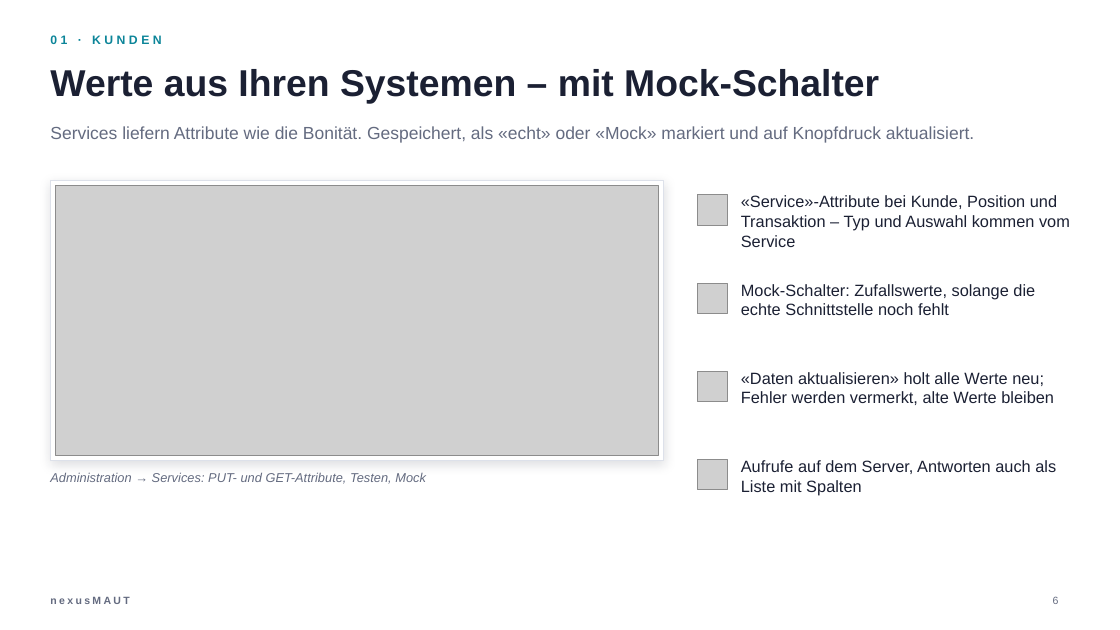
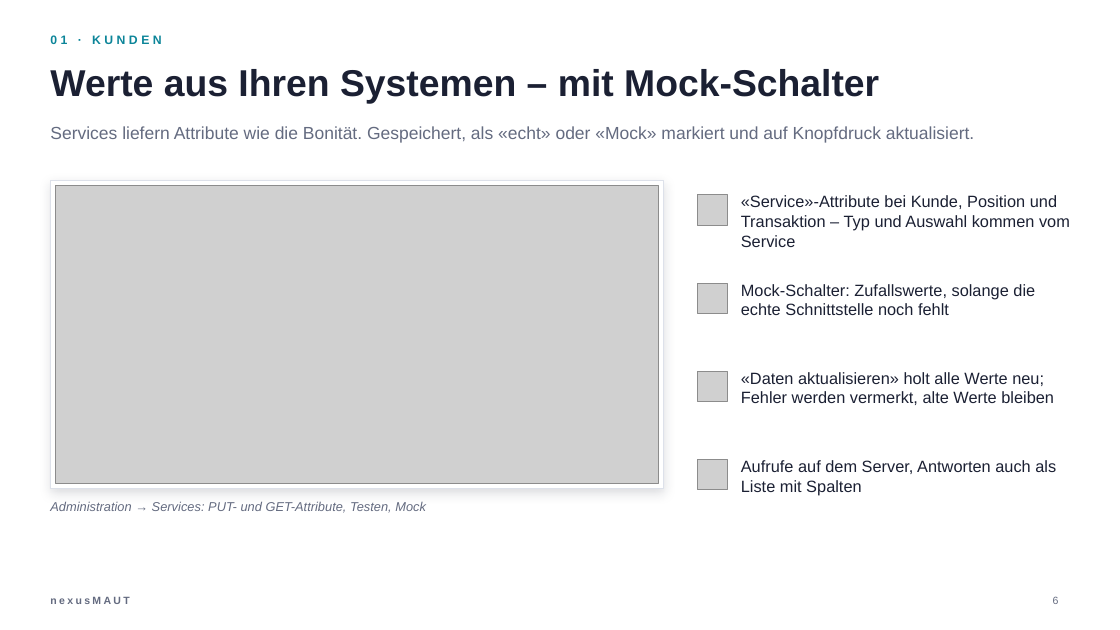
Before and after one commit to horstwurm/nexusMAUT, a slide deck: slide 6 of nexusMAUT-Uebersicht.pptx. Drawn at 1120x630 pixels with LibreOffice and Linux fonts; fonts in the diff are those of the drawing; grey boxes stand for pictures. Boxes give left, top, right and bottom in pixels: in the first picture for what was removed or moved away, otherwise in the second. Text is boxed around its words. In the diff, an @@ line names an element or a change of style, - is before the commit and + after.

```diff
--- a/nexusMAUT-Uebersicht.pptx
+++ b/nexusMAUT-Uebersicht.pptx
@@ rectangle: place and size @@
-rectangle at <box>50,181,664,460</box>
+rectangle at <box>50,181,664,489</box>
@@ picture: place and size @@
-picture at <box>55,186,659,455</box>
+picture at <box>55,186,659,484</box>
@@ text "Administration → Services: PUT- und ...": place and size @@
-text "Administration → Services: PUT- und ..." at <box>50,472,426,484</box>
+text "Administration → Services: PUT- und ..." at <box>50,501,426,513</box>
```
Also in this commit, not shown: 8 other slides changed, 2 slides added, 58 other files.
